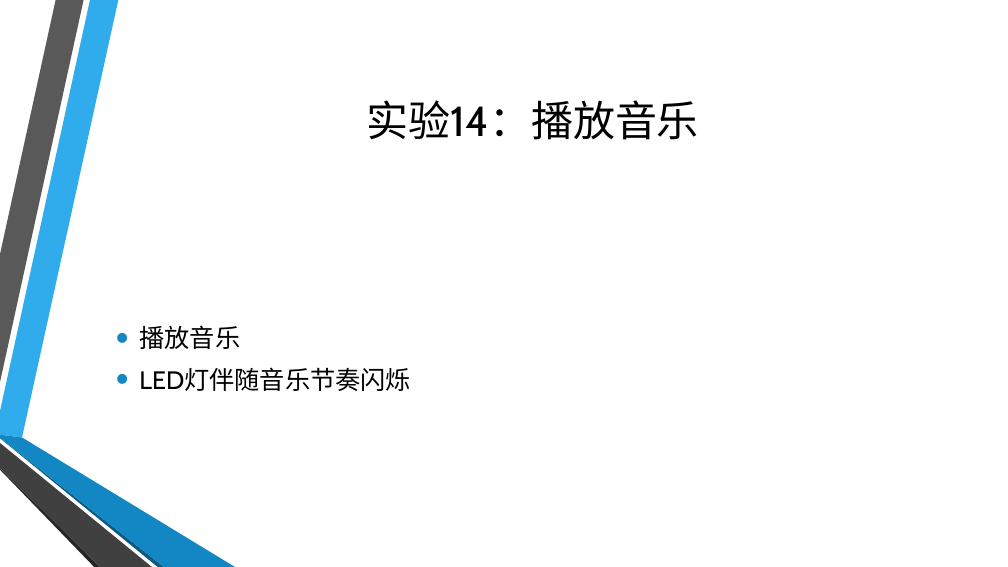
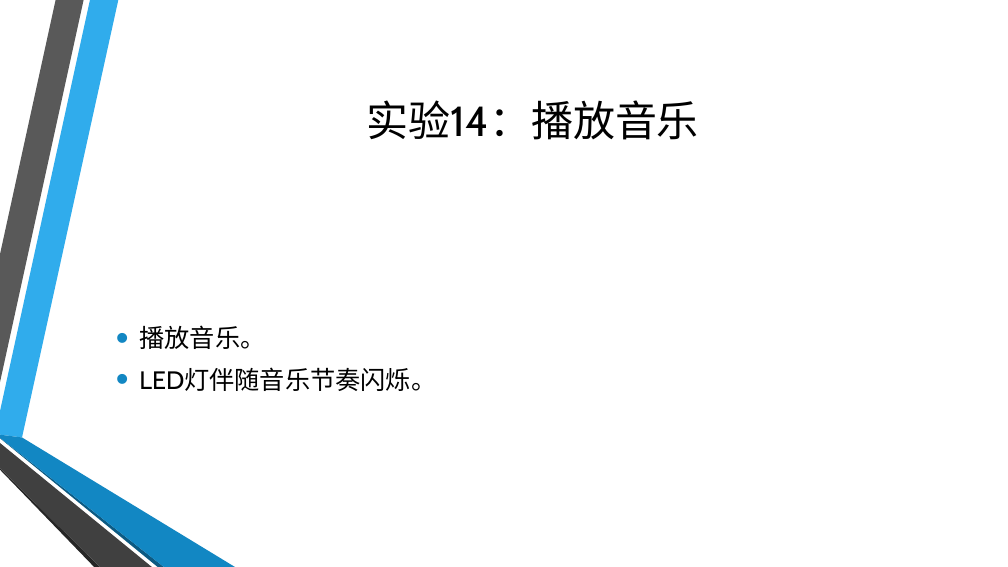
Before and after one commit to coco-hkk/arduino-courses, a slide deck: slide 22 of 3/3.pptx. Drawn at 1008x567 pixels with LibreOffice and Linux fonts; fonts in the diff are those of the drawing; background and template pictures are left out. Boxes give left, top, right and bottom in pixels: in the first picture for what was removed or moved away, otherwise in the second. Text is boxed around its words. In the diff, an @@ line names an element or a change of style, - is before the commit and + after.

```diff
--- a/3/3.pptx
+++ b/3/3.pptx
@@ text at box(139, 325, 436, 391): text changed @@
-• 播放音乐
-• LED灯伴随音乐节奏闪烁
+• 播放音乐。
+• LED灯伴随音乐节奏闪烁。
```
Also in this commit, not shown: 11 other slides changed, 2 other files.
